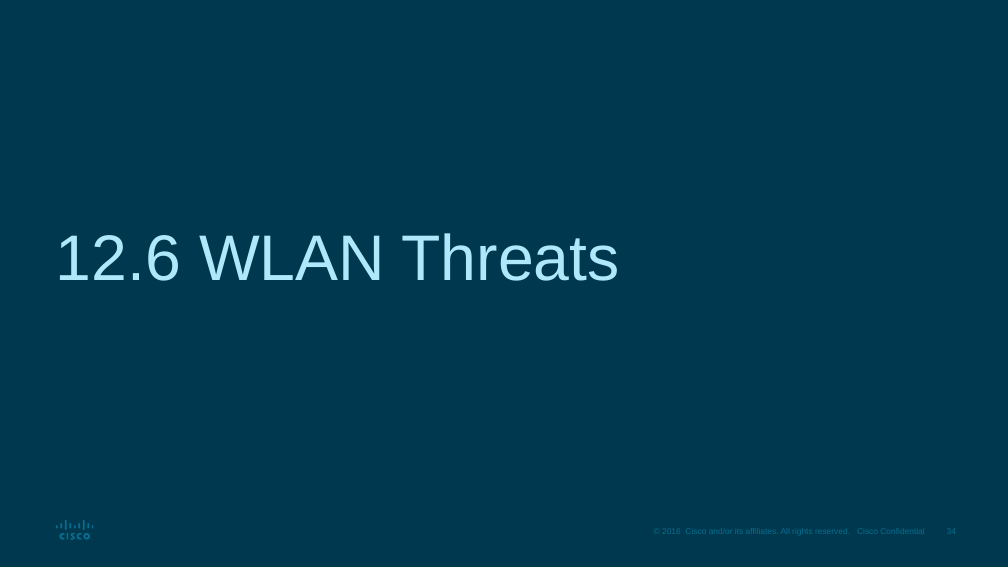
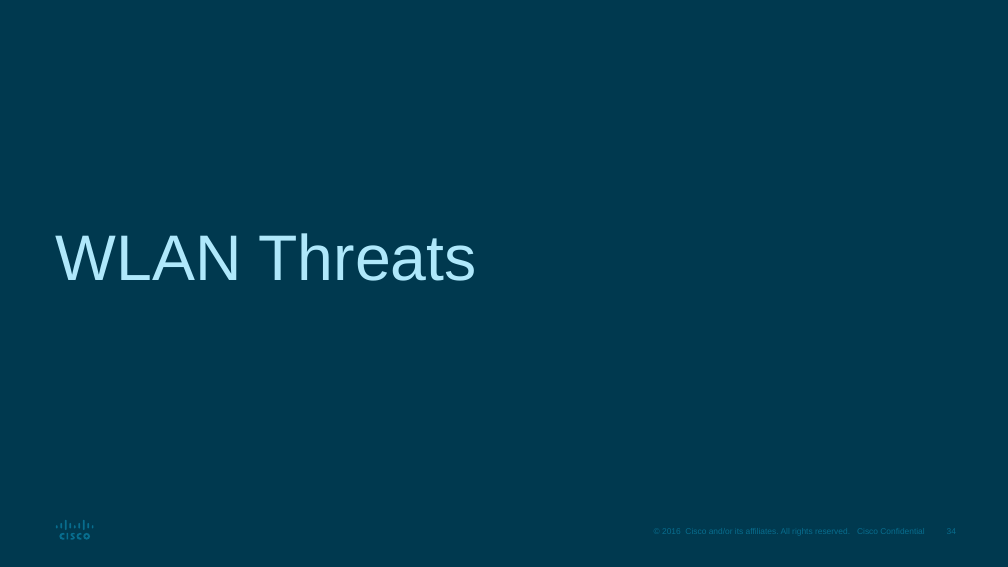
Before and after one commit to ECUbakers/PKH-2154, a slide deck: slide 34 of module5/SRWE_Module_12_talking points.pptx. Drawn at 1008x567 pixels with LibreOffice and Linux fonts; fonts in the diff are those of the drawing. Boxes give left, top, right and bottom in pixels: in the first picture for what was removed or moved away, otherwise in the second. Text is boxed around its words. In the diff, an @@ line names an element or a change of style, - is before the commit and + after.

```diff
--- a/module5/SRWE_Module_12_talking points.pptx
+++ b/module5/SRWE_Module_12_talking points.pptx
@@ title at [56, 233, 477, 281]: text changed @@
-12.6 WLAN Threats
+WLAN Threats
```
Also in this commit, not shown: 7 other slides changed, 1 slide removed.
